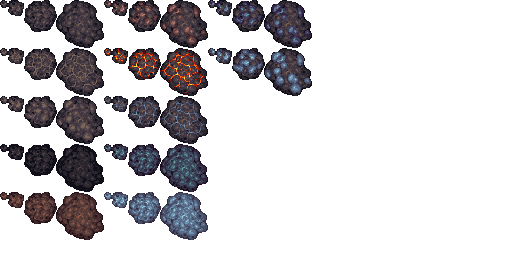
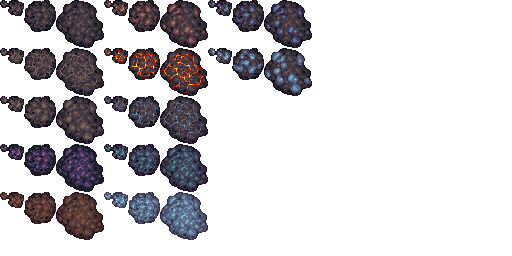
Two versions of the same layered image (w=512, h=256). Layer-by-layer changes:
painted on "asteroids.png" over [0, 14, 265, 210]
